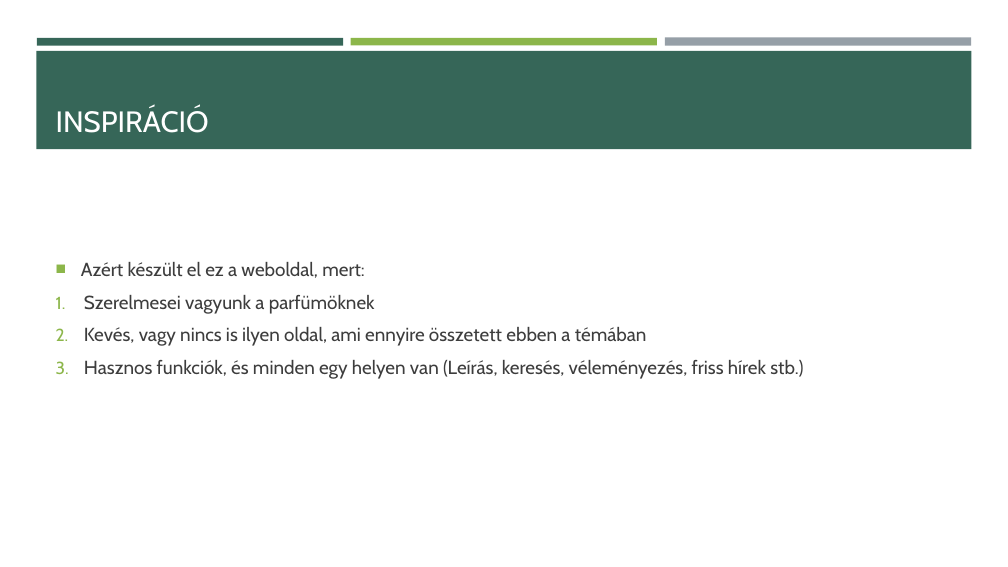
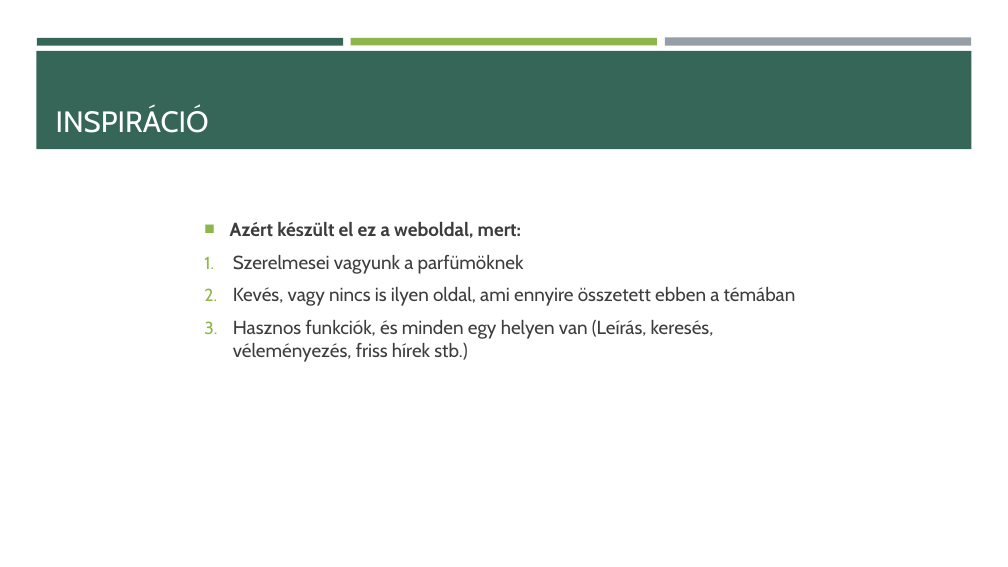
Before and after one commit to mikilaczy/Parfumvilag, a slide deck: slide 3 of Parfümvilág.pptx. Drawn at 1008x567 pixels with LibreOffice and Linux fonts; fonts in the diff are those of the drawing. Boxes give left, top, right and bottom in pixels: in the first picture for what was removed or moved away, otherwise in the second. Text is boxed around its words. In the diff, an @@ line names an element or a change of style, - is before the commit and + after.

```diff
--- a/Parfümvilág.pptx
+++ b/Parfümvilág.pptx
@@ text "Azért készült el ez a ...": place and size @@
-text "Azért készült el ez a ..." at [81,262,803,379]
+text "Azért készült el ez a ..." at [230,222,796,362]
@@ text at [230,222,521,238]: bold on in "Azért készült el ez a weboldal, mert:" @@
```
Also in this commit, not shown: 5 other slides changed, 2 slides added, 1 other file.
